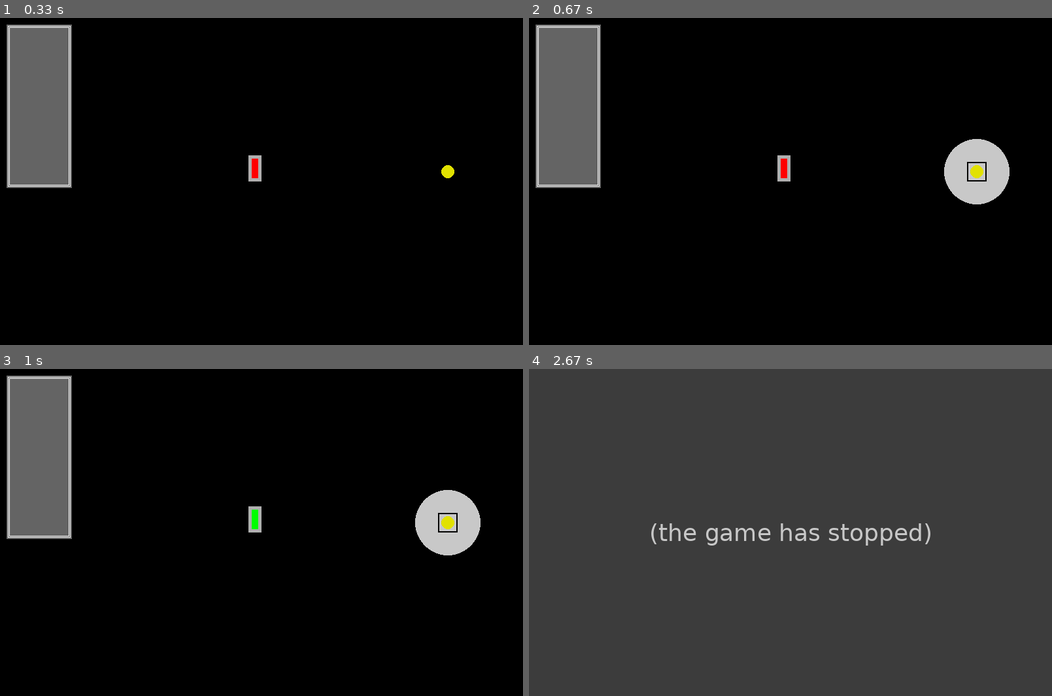
Above: before the commit, frames 1-4 (two rows, left to right).
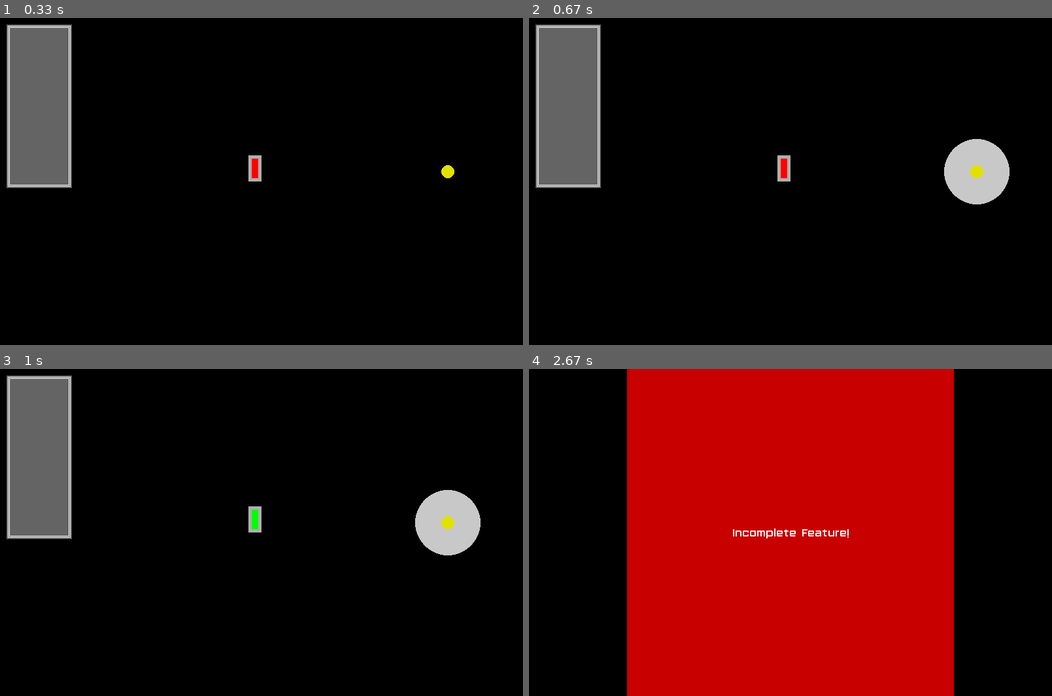
Above: after the commit, the same moments.

Repository: Sulles/YOLOL_Simulator
Game: pygame game, started from Simulator/main.py
Same seed, same stepped clock (60 frames per second), same inputs: the game is played once before the commit and once after it.
Inputs (mouse positions are in pixels of both pictures, inside the frame that each line leads up to):
- Up to frame 1 (0.33 s): no input
- Up to frame 2 (0.67 s): press the mouse at (978, 171) at 0.37 s; move the mouse to (874, 132) at 0.47 s; release the mouse at (769, 93) at 0.6 s
- Up to frame 3 (1 s): press the mouse at (256, 519) at 0.7 s; move the mouse to (277, 486) at 0.8 s; release the mouse at (298, 457) at 0.93 s
- Up to frame 4 (2.67 s): tap Esc at 1 s; press the mouse at (790, 463) at 1.37 s; move the mouse to (774, 506) at 1.47 s; release the mouse at (759, 548) at 1.6 s; press the mouse at (790, 463) at 1.7 s; move the mouse to (780, 460) at 1.8 s; release the mouse at (769, 454) at 1.93 s; press the mouse at (790, 509) at 2.03 s; move the mouse to (732, 506) at 2.13 s; release the mouse at (675, 506) at 2.27 s; press the mouse at (790, 418) at 2.37 s; move the mouse to (806, 444) at 2.47 s; release the mouse at (821, 467) at 2.6 s

Frame 1 is identical in both runs. In frame 2, less than 0.1% of the frame differs, in the area x 83-88%, y 44-50%; in frame 3, less than 0.1%; in frame 4, 100%, in the area x 0-100%, y 0-100%.
Error before the commit: AttributeError: (OptionScreen.py line 143); the game stopped at 2.37 s (later frames are placeholders)

Commit message:
better options screen and created error screens

Diff:
--- a/Simulator/Classes/Button.py
+++ b/Simulator/Classes/Button.py
@@ -2,7 +2,7 @@
 Created: July 13, 2019
 Last Updated: August 3, 2019
 
-Author: StolenLight
+Author: Sulles
 
 === DESCRIPTION ===
 This class simulates the functionality of a Button in Starbase. As there are
--- a/Simulator/Classes/Chip.py
+++ b/Simulator/Classes/Chip.py
@@ -2,7 +2,7 @@
 Created: July 13, 2019
 Last Updated:
 
-Author: StolenLight
+Author: Sulles
 
 TODO: Make _chip dynamically create line functions with:
     https://stackoverflow.com/questions/3687682/python-define-dynamic-functions?lq=1
--- a/Simulator/Classes/Lamp.py
+++ b/Simulator/Classes/Lamp.py
@@ -2,7 +2,7 @@
 Created: July 13, 2019
 Last Updated: August 3, 2019
 
-Author: StolenLight
+Author: Sulles
 
 === DESCRIPTION ===
 This class simulates the funtionality of a Lamp in Starbase.
@@ -25,20 +25,13 @@
         """
         settings = {'name': 0, 'on': False, 'lumens': 600, 'hue': 360, 'saturation': 0, 'value': 200, 'range': 10,
                     'center': [0, 0], 'width': 30, 'height': 30,
-                    'color_map': [(0, 0, 0), colorsys.hsv_to_rgb(360, 0, 200)],
+                    'color_map': [None, colorsys.hsv_to_rgb(360, 0, 200)],
                     'shapes': [
                         {'type': 'circle',
                          'color': None,
                          'settings':
                              {'center': [0, 0],
                               'radius': 50}},
-                        {'type': 'rect',
-                         'color': (0, 0, 0),
-                         'width': 2,
-                         'settings':
-                             {'center': [0, 0],
-                              'width': 30,
-                              'height': 30}},
                         {'type': 'circle',
                          'color': (225, 225, 0),
                          'settings':
--- a/Simulator/Classes/Network.py
+++ b/Simulator/Classes/Network.py
@@ -2,7 +2,7 @@
 Created: July 13, 2019
 Last Updated: August 3, 2019
 
-Author: StolenLight
+Author: Sulles
 
 === DESCRIPTION ===
 This class hosts all the objects within a network
@@ -10,6 +10,7 @@
 
 from .map import *
 from math import sqrt
+from copy import copy
 
 
 class Network:
@@ -72,4 +73,4 @@
             obj.draw(surface)
 
     def get_objects(self):
-        return [_ for _ in self.objects]
+        return [copy(_) for _ in self.objects]
--- a/Simulator/Classes/YoPy/Interpreter.py
+++ b/Simulator/Classes/YoPy/Interpreter.py
@@ -1,7 +1,7 @@
 """
 Created July 31, 2019
 
-Author: StolenLight
+Author: Sulles
 """
 
 import json
--- a/Simulator/Classes/map.py
+++ b/Simulator/Classes/map.py
@@ -2,7 +2,7 @@
 Created: July 13, 2019
 Last Updated: August 3, 2019
 
-Author: StolenLight
+Author: Sulles
 
 === DESCRIPTION ===
 This file houses the map of expected functions for each device/machine
@@ -18,7 +18,6 @@
 from .Lamp import Lamp
 
 obj_map = {
-    'Button': Button,
     'Button0': Button0,
     'Chip': Chip,
     'Lamp': Lamp
--- a/Simulator/Classes/pygame_obj.py
+++ b/Simulator/Classes/pygame_obj.py
@@ -2,7 +2,7 @@
 Created: August 3, 2019
 Last Updated: August 3, 2019
 
-Author: StolenLight
+Author: Sulles
 
 === DESCRIPTION ===
 This class houses all the drawing components required for pygame
@@ -50,14 +50,13 @@
         else:
             self.text_render = None
 
+        # Define all shapes as dictionaries. Each shape 'type' has different fields, i.e. a shape type of 'circle' has
+        #   radius, whereas a shape type of 'rect' has width and height
         self.drawable_shapes = []
         for shape_def in shapes:
             # print('Got new shape definition!: {}'.format(shape_def))
-
             if 'width' not in shape_def or shape_def['width'] is None:
                 shape_def['width'] = 0
-            if 'border' not in shape_def or shape_def['border'] is None:
-                shape_def['border'] = 0
 
         self.update_shapes()
 
@@ -67,16 +66,20 @@
 
         # re-create shapes
         for shape in self.shape_def:
-            if shape['type'].lower() == 'rect':
+            if shape['type'] == 'rect':
                 self.drawable_shapes.append(
                     dict(type='rect', color=shape['color'], rect=self.create_rect(shape['settings']),
                          width=shape['width']))
-            elif shape['type'].lower() == 'circle':
+            elif shape['type'] == 'circle':
                 center = [self.center[0] + int(shape['settings']['center'][0] / 2),
                           self.center[1] + int(shape['settings']['center'][1] / 2)]
                 self.drawable_shapes.append(
                     dict(type='circle', color=shape['color'], radius=int(shape['settings']['radius']),
                          center=center, width=shape['width']))
+            elif shape['type'] == 'point_list':
+                self.drawable_shapes.append(
+                    dict(type='shape', color=shape['color'], point_list=[_ for _ in shape['point_list']],
+                         width=shape['width']))
 
     def _update_color(self, map_index):
         self.color = self.color_map[map_index]
@@ -87,15 +90,20 @@
     def _draw(self, surface):
         for shape in self.drawable_shapes:
             # print('shape width: {} type: {}'.format(shape['width'], type(shape['width'])))
+            # Get variable colors
             if shape['color'] is None:
                 color = self.color
             else:
                 color = shape['color']
 
-            if shape['type'] == 'rect':
-                pygame_draw.rect(surface, color, shape['rect'], shape['width'])
-            elif shape['type'] == 'circle':
-                pygame_draw.circle(surface, color, shape['center'], shape['radius'], shape['width'])
+            # Don't draw shape if color is None
+            if color is not None:
+                if shape['type'] == 'rect':
+                    pygame_draw.rect(surface, color, shape['rect'], shape['width'])
+                elif shape['type'] == 'circle':
+                    pygame_draw.circle(surface, color, shape['center'], shape['radius'], shape['width'])
+                elif shape['type'] == 'point_list':
+                    pygame_draw.lines(surface, color, True, shape['point_list'], shape['width'])
         if self.text_render is not None:
             surface.blit(self.text_render, self.text_rect)
 
--- /dev/null
+++ b/Simulator/GUI.py
@@ -0,0 +1,67 @@
+"""
+Created: August 3, 2019
+Last Updated: August 3, 2019
+
+Author: Sulles
+
+=== DESCRIPTION ===
+This class houses the GUI
+"""
+# noinspection PyUnresolvedReferences
+from src.constants import colors
+# noinspection PyUnresolvedReferences
+from Classes.pygame_obj import PygameObj
+import pygame.font
+import pygame.draw
+from pygame import Rect
+
+
+class GUI:
+    def __init__(self, display_settings):
+        self.display_settings = display_settings
+
+        # SETTING UP FONT
+        self.small_font = pygame.font.Font('src/Cubellan.ttf', 8)
+        self.basic_font = pygame.font.Font('src/Cubellan.ttf', 12)
+        self.large_font = pygame.font.Font('src/Cubellan.ttf', 18)
+
+        # SETTING UP NETWORK BARS
+        self.network_names = []
+        self.tabs = []
+
+        # SETTING UP NETWORK SPECIFIC INFO
+        self.position = [10, 10]
+        self.width = 100
+        self.height = int(display_settings['height'] / 2)
+        self.color = (100, 100, 100)
+        self.net_color_map = [self.color, colors['WHITE'], colors['WHITE']]
+        self.net_width_map = [0, 1, 1]
+        self.net_info = []
+        self.net_info.append(Rect(self.position[0], self.position[1], self.width, self.height))
+        self.net_info.append(Rect(self.position[0] + 2, self.position[1] + 2, self.width - 4, self.height - 4))
+        self.net_info.append(Rect(self.position[0] + 4, self.position[1] + 4, self.width - 8, self.height - 8))
+
+    def add_network(self, name, network):
+        self.network_names.append(name)
+        # def __init__(self, center, width, height, color_map, shapes, text=None, Font=None):
+        top_left = [int(200 + 240 * len(self.network_names)), 80]
+        top_right = [int(top_left[0] + 200), 80]
+        bottom_right = [int(top_right[0] - 20), 120]
+        bottom_left = [int(bottom_right[0] - 160), 120]
+        center = [int(200 + 120*len(self.network_names)),
+                  int(80)]
+        # def __init__(self, center, width, height, color_map, shapes, text=None, Font=None):
+        self.tabs.append(PygameObj(center, 500, 500, [(100, 100, 100), (200, 200, 200)], [
+            {'type': 'point_list',
+             'color': None,
+             'center': center,
+             'point_list': [top_left, top_right, bottom_right, bottom_left]}]))
+
+    def draw(self, surface, network=None):
+        for x in range(len(self.net_info)):
+            pygame.draw.rect(surface, self.net_color_map[x], self.net_info[x], self.net_width_map[x])
+        # for obj in network.get_objects():
+        #     # Display all objects here
+        #     pass
+        for tab in self.tabs:
+            tab.draw(surface)
--- a/Simulator/OptionScreen.py
+++ b/Simulator/OptionScreen.py
@@ -1,7 +1,7 @@
 """
 Created August 13, 2019
 
-Author: StolenLight
+Author: Sulles
 
 This file houses the Options Screen class and is a part of the GUI for the simulator
 
@@ -18,10 +18,27 @@
         B. Change FPS (default 60)
 """
 
-import pygame
-from Classes.pygame_obj import PygameObj
-from pygame import font
+# noinspection PyUnresolvedReferences
+from Classes import Button, Chip, Lamp, map, Network, pygame_obj
+from pygame import font, draw as pygame_draw
 from math import sqrt
+
+
+class ErrorObj(pygame_obj.PygameObj):
+    def __init__(self, text, screen_size):
+        center = [int(screen_size['width'] / 2), int(screen_size['height'] / 2)]
+        pygame_obj.PygameObj.__init__(self, center,
+                                      0, 0, [(200, 0, 0)], [
+                                          {'type': 'rect',
+                                           'color': None,
+                                           'settings': {
+                                               'center': [0, 0],
+                                               'width': 500,
+                                               'height': 500
+                                           }}
+                                      ],
+                                      text=text,
+                                      Font=font.Font('src/Cubellan.ttf', 20))
 
 
 class ListObj:
@@ -60,11 +77,11 @@
                      'height': 40}})
 
             self.objects.append(
-                PygameObj([int(screen_size['width'] / 2) + 100,
-                           int(100 + (70 * x))],
-                          200, 50, [(0, 0, 0), (100, 100, 100), (0, 200, 0)], shapes, text=list_of_entries[x],
-                          Font=self.font))
-        print('List objects: {}'.format(self.objects))
+                pygame_obj.PygameObj([int(screen_size['width'] / 2) + 100,
+                                      int(100 + (70 * x))],
+                                     200, 50, [(0, 0, 0), (100, 100, 100), (0, 200, 0)], shapes,
+                                     text=list_of_entries[x],
+                                     Font=self.font))
 
     def draw(self, surface):
         for obj in self.objects:
@@ -97,7 +114,7 @@
 
         # Simple dictionary of all settings, with key as first layer text, and value as sub-layer text
         self.options_text = {
-            'Edit networks': ['Add/remove objects from a network', 'Create a new network',
+            'Edit networks': ['Create a new network', 'Add/remove objects from a network',
                               'Modify an existing network', 'Delete a network'],
             'Edit YOLOL code': [],
             'Edit simulator settings': ['Change screen size', 'Change FPS'],
@@ -110,18 +127,29 @@
         # TODO: make sure yolol_list can be updated appropriately, will probably need to create a new obj for each
         #  new chip created
         self.simulator_list = ListObj(self.options_text['Edit simulator settings'], screen_size)
-
         self.selected_key = None
-
         self.current_list_obj = []
         self.update_current_list()
 
+        self.error = None
+        self.error_screens = dict()
+        self.error_screens['incomplete_feature'] = ErrorObj('Incomplete Feature!', screen_size)
+
     def update_current_list(self):
-        if isinstance(self.selected_key, int) and self.current_list_obj == self.main_list:
-            main_key_map = [_ for _ in self.options_text.keys()]
-            self.selected_key = main_key_map[self.selected_key]
-            print('Mapped key to: "%s"' % self.selected_key)
-
+        if isinstance(self.selected_key, int):
+            key_map = []
+            if self.current_list_obj == self.main_list:
+                key_map = [str(_) for _ in self.options_text.keys()]
+            elif self.current_list_obj == self.network_list:
+                key_map = [str(_) for _ in self.options_text['Edit networks']]
+            # elif self.current_list_obj == self.yolol_list:
+            #     key_map =
+            elif self.current_list_obj == self.simulator_list:
+                key_map = [str(_) for _ in self.options_text['Edit simulator settings']]
+            # print('Mapped key to: "%s"' % self.selected_key)
+            self.selected_key = key_map[self.selected_key]
+
+        # MAIN LIST OPTIONS
         if self.selected_key is None:
             self.current_list_obj = self.main_list
         elif self.selected_key == 'Edit networks':
@@ -136,11 +164,17 @@
         elif self.selected_key == 'Edit simulator settings':
             self.current_list_obj = self.simulator_list
         elif self.selected_key == 'Exit':
-            # returns do_terminate = True to main
-            return True
+            return dict(type='terminate')
+
+        # EDIT NETWORK OPTIONS
+        elif self.selected_key == 'Create a new network':
+            print('You want to create a new network! Cool!')
+            return dict(type='add network')
+
         else:
             print('what even is the selected key?: {}'.format(self.selected_key))
-            raise AttributeError
+            # TODO: change this error type when all features have been implemented
+            self.error = 'incomplete_feature'
 
         if self.current_list_obj is None:
             print('Nothing to display, returning to main menu...')
@@ -151,6 +185,7 @@
             self.deactivate()
         else:
             self.activate()
+        self.error = False
 
     def activate(self):
         self.is_active = True
@@ -159,7 +194,10 @@
         self.is_active = False
 
     def draw(self, surface):
-        self.current_list_obj.draw(surface)
+        if self.error:
+            self.error_screens[self.error].draw(surface)
+        else:
+            self.current_list_obj.draw(surface)
 
     def handle_action(self, action_type, mouse_pos=None):
         if action_type == 'ESCAPE' and self.selected_key is not None:
@@ -175,3 +213,7 @@
         else:
             print('Unsupported action detected! Got: {}'.format(action_type))
             raise AttributeError
+
+    def show_incomplete_feature(self):
+        self.is_active = True
+        self.error = 'incomplete_feature'
--- a/Simulator/main.py
+++ b/Simulator/main.py
@@ -2,7 +2,7 @@
 Created: July 14, 2019
 Last Updated: August 3, 2019
 
-Author: StolenLight
+Author: Sulles
 
 === DESCRIPTION ===
 This is the main simulator code. From here, users can
@@ -20,7 +20,7 @@
 # noinspection PyUnresolvedReferences
 from src.constants import colors
 # noinspection PyUnresolvedReferences
-from src.GUI import GUI
+from GUI import GUI
 # noinspection PyUnresolvedReferences
 from Classes.Network import Network
 # noinspection PyUnresolvedReferences
@@ -41,16 +41,20 @@
     option_screen = OptionScreen(DISPLAY)
 
     # Initialize Network here
-    network_settings = {'Button0':
+    selected_network = 0
+    all_networks = []
+    network_settings = {'Lamp':
+                            {'name': 'lamp_name',
+                             'state': 1,
+                             'center': [DISPLAY['width'] - 100, DISPLAY['height'] / 2]},
+                        'Button0':
                             {'name': 'butt_name',
                              'state': 0,
                              'center': [DISPLAY['width'] / 2, DISPLAY['height'] / 2],
-                             'color_map': [colors['RED'], colors['GREEN']]},
-                        'Lamp':
-                            {'name': 'lamp_name',
-                             'state': 1,
-                             'center': [DISPLAY['width'] - 100, DISPLAY['height'] / 2]}}
-    network = Network('test_network', network_settings)
+                             'color_map': [colors['RED'], colors['GREEN']]}
+                        }
+    all_networks.append(Network('test_network', network_settings))
+    gui.add_network('test network', all_networks[0])
 
     print("Initialization complete, running playground...")
 
@@ -62,44 +66,51 @@
             # EXIT CONDITION
             if event.type == QUIT:
                 terminate()
+
+            # KEY INPUT CONDITION
             elif event.type == KEYDOWN:
                 if event.key == K_ESCAPE:
                     # Show main screen
                     option_screen.handle_action('ESCAPE')
 
-                # OBJECT SELECTION
-                # elif selected_eid:
-                #     if event.key == K_r:
-                #         print("Mark receivers")
-                #         engine.mark_receiver(selected_eid, True)
-                #     elif event.key == K_BACKSPACE:
-                #         engine.remove_body(selected_eid)
-                #         selected_eid = None
-
+            # MOUSE BUTTON DOWN
             elif event.type == MOUSEBUTTONDOWN:
-                # pprint(vars(event))
-                if event.button == 3:   # right click
+                # RIGHT CLICK
+                if event.button == 3:
                     print('Right click found: {}'.format(event.pos))
                     if not option_screen.is_active:
-                        selected_obj = network.get_closest_obj(event.pos)
+                        selected_obj = all_networks[selected_network].get_closest_obj(event.pos)
                         print('Got closest obj with name: "%s"' % selected_obj.name)
-                elif event.button == 1:     # left click
+                # LEFT CLICK
+                elif event.button == 1:
                     if option_screen.is_active:
-                        do_terminate = option_screen.handle_action('MOUSE_DOWN', event.pos)
-                        if do_terminate:
-                            terminate()
+                        response = option_screen.handle_action('MOUSE_DOWN', event.pos)
+                        if response is not None:
+                            if response['type'] == 'terminate':
+                                terminate()
+                            elif response['type'] == 'add network':
+                                # TODO Handle passing new network information from OptionScreen to all_networks here!
+                                #  Maybe to the instantiation of the network in main as well?
+                                # all_networks.append(create_new_network())
+                                option_screen.show_incomplete_feature()
+                            else:
+                                option_screen.show_incomplete_feature()
                     else:
                         print('Left click found: {}'.format(event.pos))
-                        network.handle_action(event.pos, action_type='LEFT_MOUSE_DOWN')
+                        for network in all_networks:
+                            network.handle_action(event.pos, action_type='LEFT_MOUSE_DOWN')
 
+            # MOUSE BUTTON UP
             elif event.type == MOUSEBUTTONUP:
-                # if event.button == 3:   # right click
-                #     if not option_screen.is_active:
-                #         print('Right mouse up found?')
-                #         selected_obj = None
-                if event.button == 1:   # left click
+                # RIGHT CLICK
+                if event.button == 3:
                     if not option_screen.is_active:
-                        network.handle_action(event.pos, action_type='LEFT_MOUSE_UP')
+                        print('Right mouse up found?')
+                        selected_obj = None
+                # LEFT CLICK
+                if event.button == 1:
+                    if not option_screen.is_active:
+                        all_networks[selected_network].handle_action(event.pos, action_type='LEFT_MOUSE_UP')
 
         if selected_obj:
             selected_obj.set_center(pygame.mouse.get_pos())
@@ -114,7 +125,8 @@
             option_screen.handle_action('MOUSE_HOVER', pygame.mouse.get_pos())
             option_screen.draw(surface)
         else:
-            network.draw(surface)
+            for network in all_networks:
+                network.draw(surface)
             gui.draw(surface)
 
         pygame.display.update()
--- a/Simulator/src/GUI.py
+++ /dev/null
@@ -1,35 +0,0 @@
-"""
-Created: August 3, 2019
-Last Updated: August 3, 2019
-
-Author: StolenLight
-
-=== DESCRIPTION ===
-This class houses the GUI
-"""
-from .constants import colors
-import pygame.font
-import pygame.draw
-from pygame import Rect
-
-
-class GUI:
-    def __init__(self, display_settings):
-        # SETTING UP FONT
-        self.small_font = pygame.font.Font('src/Cubellan.ttf', 8)
-        self.basic_font = pygame.font.Font('src/Cubellan.ttf', 12)
-        self.large_font = pygame.font.Font('src/Cubellan.ttf', 18)
-
-        # SETTING UP LOCATION
-        self.position = [10, 10]
-        self.width = 100
-        self.height = int(display_settings['height'] / 2)
-        self.color = (100, 100, 100)
-        self.rect1 = Rect(self.position[0], self.position[1], self.width, self.height)
-        self.rect2 = Rect(self.position[0] + 2, self.position[1] + 2, self.width - 4, self.height - 4)
-        self.rect3 = Rect(self.position[0] + 4, self.position[1] + 4, self.width - 8, self.height - 8)
-
-    def draw(self, surface):
-        pygame.draw.rect(surface, self.color, self.rect1)
-        pygame.draw.rect(surface, colors['WHITE'], self.rect2, 1)
-        pygame.draw.rect(surface, colors['WHITE'], self.rect3, 1)
